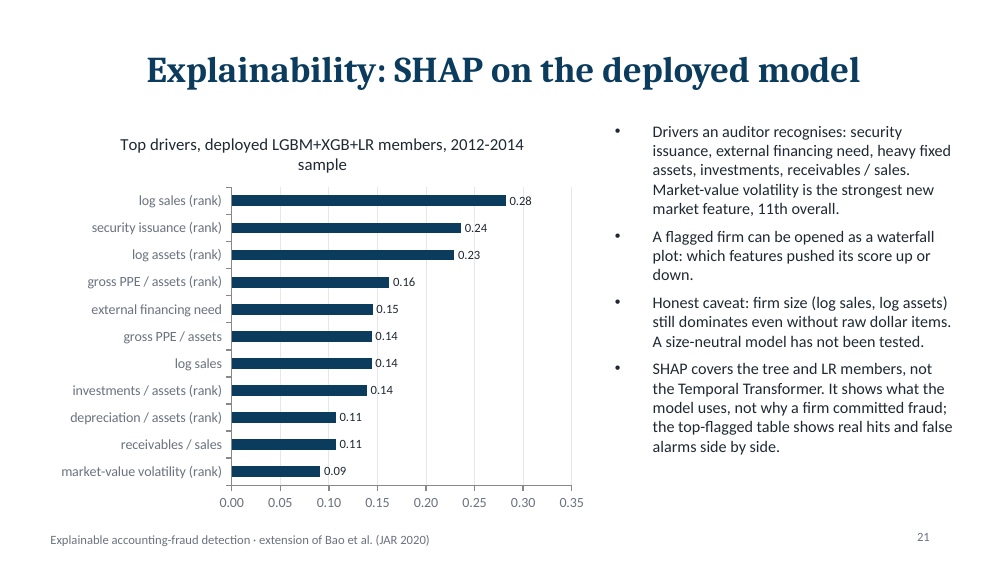
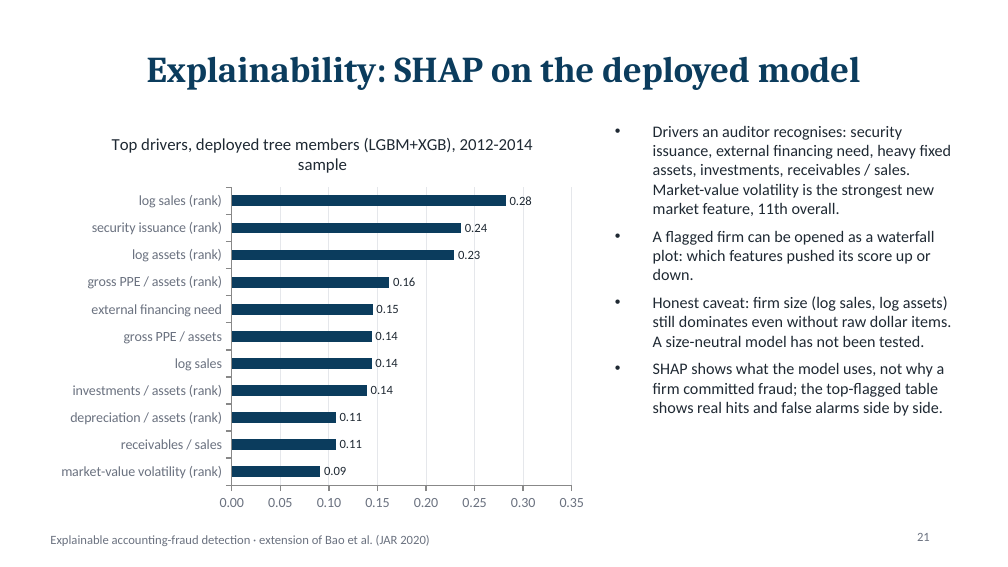
Before and after one commit to dhruv-37/Final-Year-Project-Minor, a slide deck: slide 21 of presentation/Fraud_Detection_Project.pptx. Drawn at 1008x567 pixels with LibreOffice and Linux fonts; fonts in the diff are those of the drawing. Boxes give left, top, right and bottom in pixels: in the first picture for what was removed or moved away, otherwise in the second. Text is boxed around its words. In the diff, an @@ line names an element or a change of style, - is before the commit and + after.

```diff
--- a/presentation/Fraud_Detection_Project.pptx
+++ b/presentation/Fraud_Detection_Project.pptx
@@ bar chart at (x1=50, y1=116, x2=595, y2=519) @@
@@ title "Top drivers, deployed LGBM+XGB+LR members, 2012-2014 sample" to "Top drivers, deployed tree members (LGBM+XGB), 2012-2014 sample" @@
@@ text at (x1=653, y1=362, x2=945, y2=416): text changed @@
-• SHAP covers the tree and LR members, not the Temporal Transformer. It shows what the model uses, not why a firm committed fraud; the top-flagged table shows real hits and false alarms side by side.
+• SHAP shows what the model uses, not why a firm committed fraud; the top-flagged table shows real hits and false alarms side by side.
```
Also in this commit, not shown: 2 other slides changed, 2 slides added, 25 other files.
